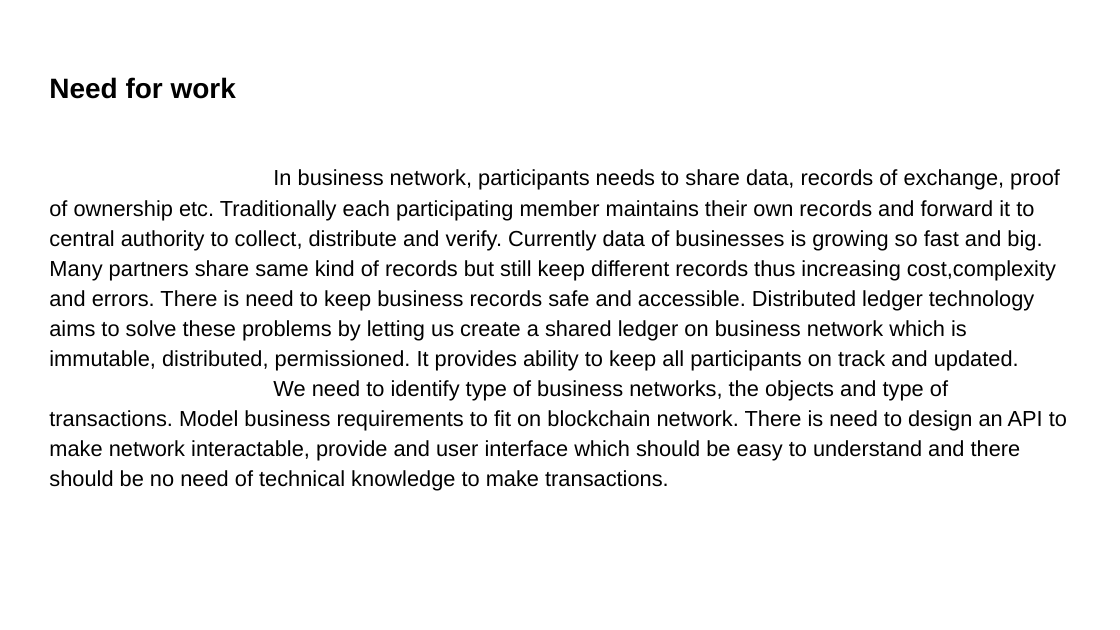
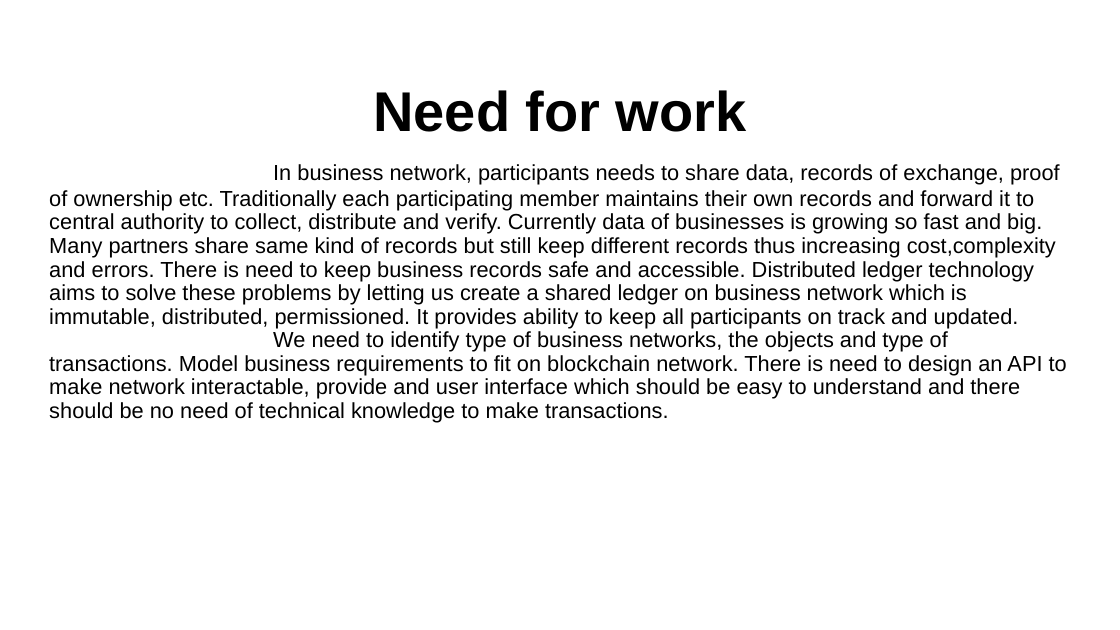
Before and after one commit to coeykee/Business-network-using-DLT, a slide deck: slide 4 of docs/bnpresentation.pptx (slide 3 before the commit). Drawn at 1120x630 pixels with LibreOffice and Linux fonts; fonts in the diff are those of the drawing. Boxes give left, top, right and bottom in pixels: in the first picture for what was removed or moved away, otherwise in the second. Text is boxed around its words. In the diff, an @@ line names an element or a change of style, - is before the commit and + after.

```diff
--- a/docs/bnpresentation.pptx
+++ b/docs/bnpresentation.pptx
@@ text "Need for work" at (373, 90, 747, 132): size 18 to 36 pt; alignment left to centre @@
@@ text "In business network, participants needs ..." at (49, 164, 1067, 423): line spacing 1.15 to 0.9 @@
```
Also in this commit, not shown: 6 other slides changed, 4 slides added, 1 slide removed, 4 other files.
